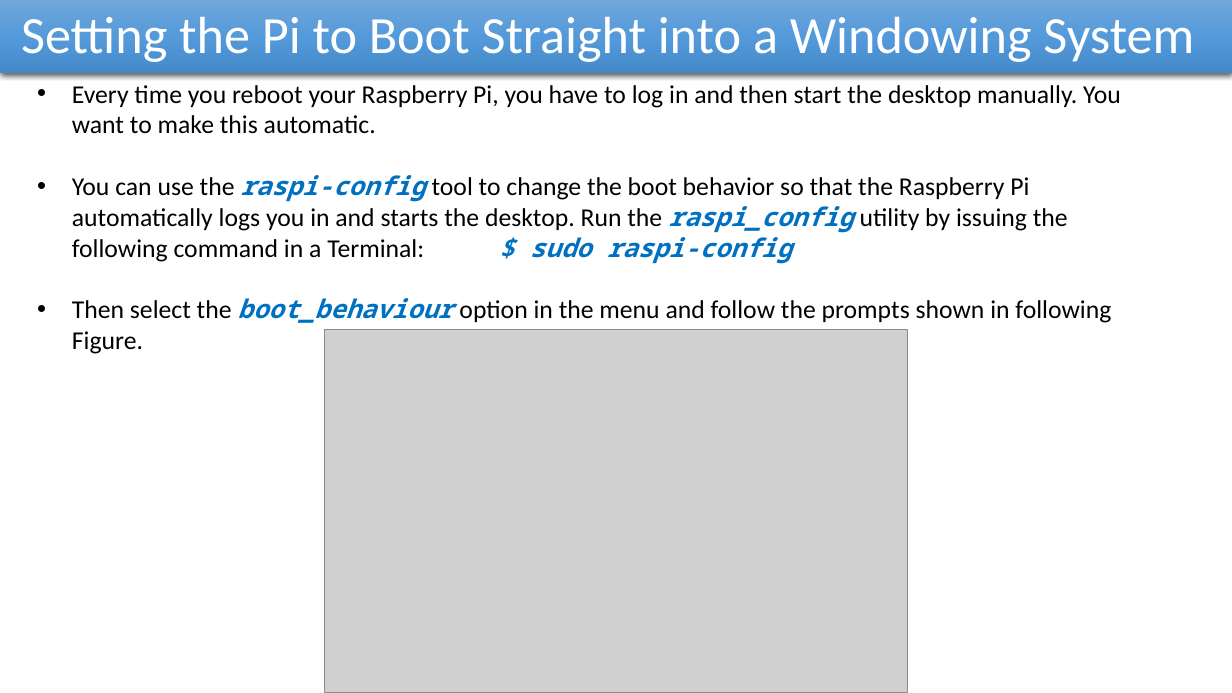
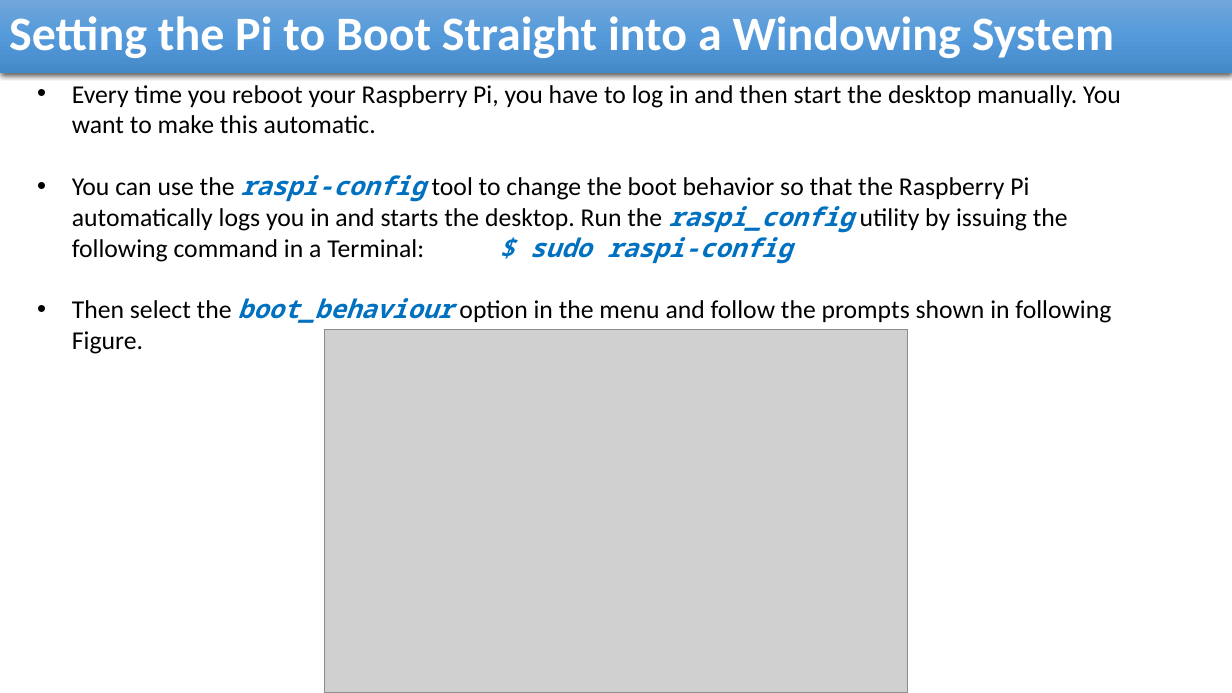
Before and after one commit to reza-arjmandi/rpi-course, a slide deck: slide 21 of session1/presentation/Setup And Management.pptx. Drawn at 1232x693 pixels with LibreOffice and Linux fonts; fonts in the diff are those of the drawing; grey boxes stand for pictures. Boxes give left, top, right and bottom in pixels: in the first picture for what was removed or moved away, otherwise in the second. Text is boxed around its words. In the diff, an @@ line names an element or a change of style, - is before the commit and + after.

```diff
--- a/session1/presentation/Setup And Management.pptx
+++ b/session1/presentation/Setup And Management.pptx
@@ rectangle "Setting the Pi to Boot ..." at [0, 0, 1232, 73]: size 40.7 to 37.4 pt, bold on; line spacing 0.9 to 0.8 @@
```
Also in this commit, not shown: 22 other slides changed, 16 other files.
